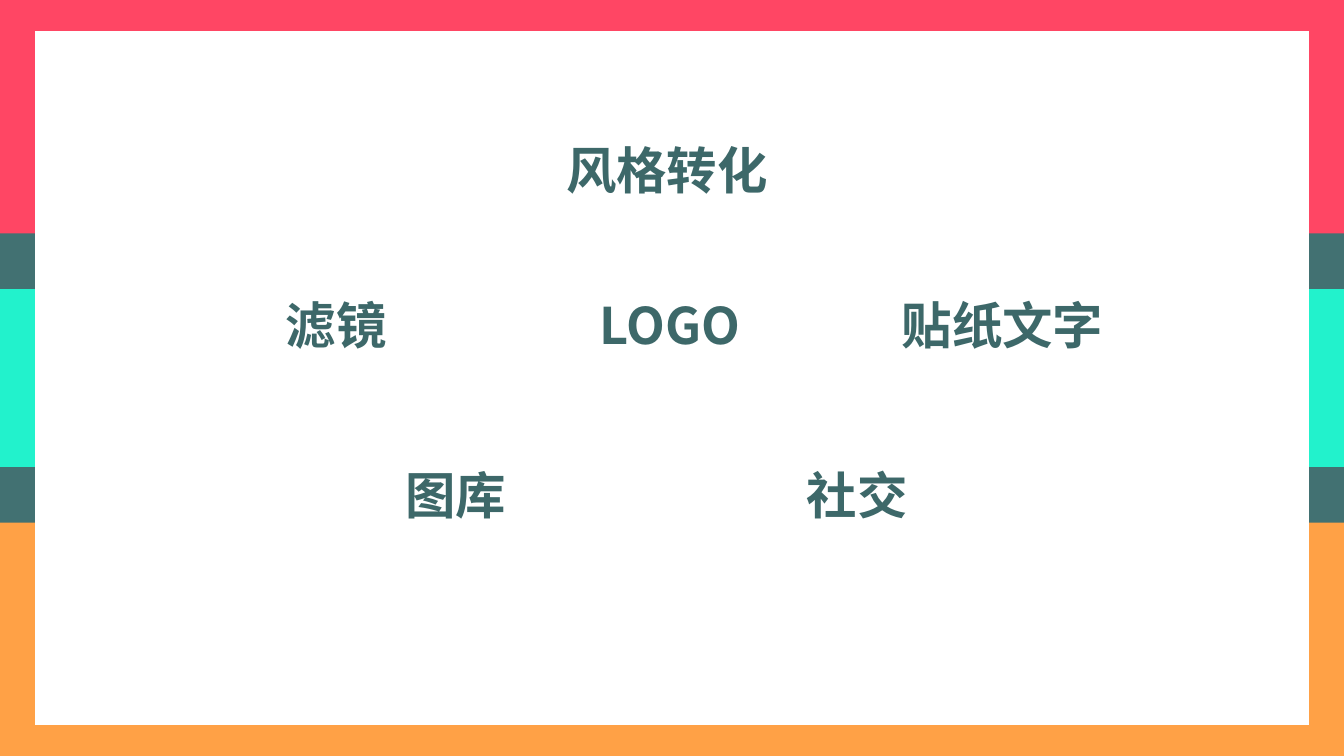
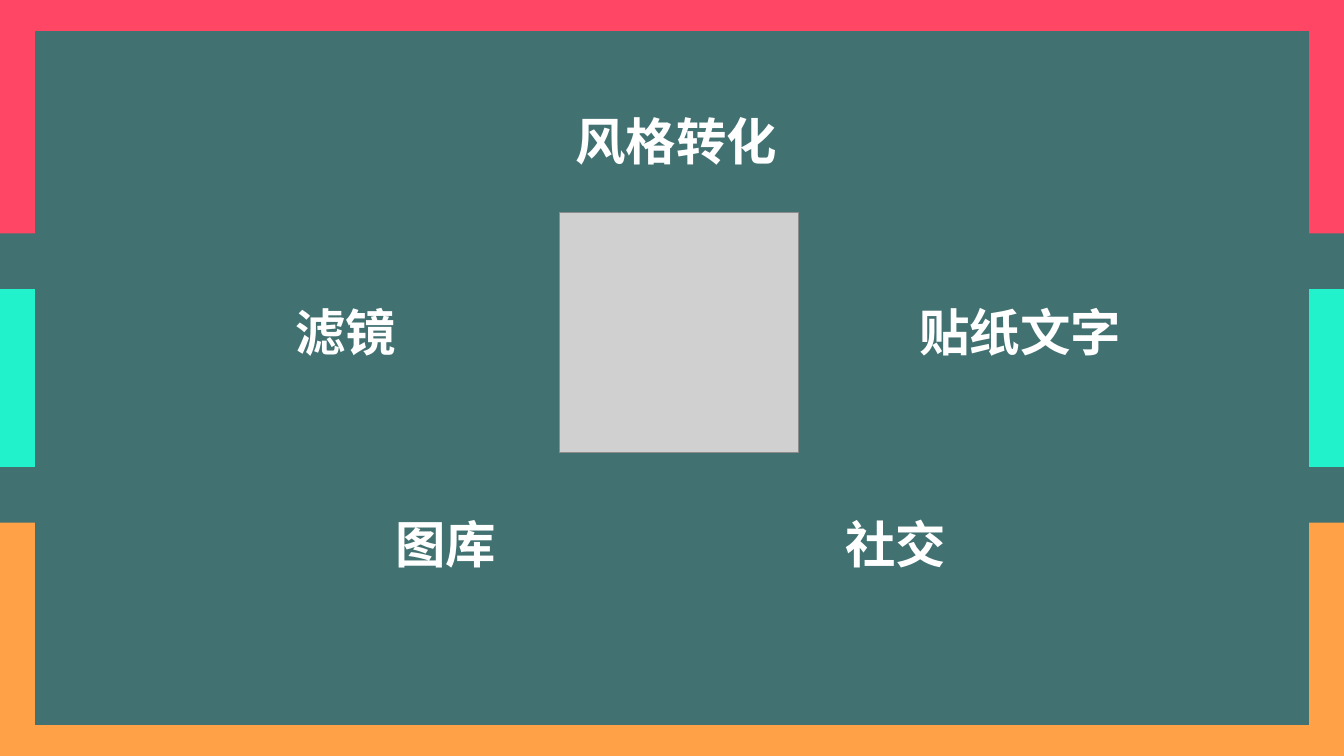
Before and after one commit to Yang-Xavier/GSDoc, a slide deck: slide 2 of 项目简介PPT/项目简介.pptx. Drawn at 1344x756 pixels with LibreOffice and Linux fonts; fonts in the diff are those of the drawing; grey boxes stand for pictures. Boxes give left, top, right and bottom in pixels: in the first picture for what was removed or moved away, otherwise in the second. Text is boxed around its words. In the diff, an @@ line names an element or a change of style, - is before the commit and + after.

```diff
--- a/项目简介PPT/项目简介.pptx
+++ b/项目简介PPT/项目简介.pptx
@@ rectangle at (x1=35, y1=31, x2=1310, y2=725): fill #FFFFFF to #427172 @@
@@ text "风格转化" moved from (x1=566, y1=146, x2=768, y2=194) to (x1=576, y1=117, x2=778, y2=165) @@
@@ picture added at (x1=560, y1=213, x2=800, y2=453) @@
@@ text "滤镜" moved from (x1=286, y1=301, x2=387, y2=349) to (x1=295, y1=308, x2=396, y2=356) @@
@@ text "贴纸文字" moved from (x1=902, y1=301, x2=1104, y2=349) to (x1=919, y1=308, x2=1121, y2=356) @@
@@ text removed at (x1=599, y1=306, x2=740, y2=345) @@
-LOGO
@@ text "图库" moved from (x1=405, y1=471, x2=506, y2=519) to (x1=395, y1=520, x2=496, y2=568) @@
@@ text colour #3D6869 to #FFFFFF in 5 elements at (x1=295, y1=308, x2=396, y2=356), (x1=919, y1=308, x2=1121, y2=356), (x1=576, y1=117, x2=778, y2=165), (x1=395, y1=520, x2=496, y2=568), (x1=845, y1=519, x2=946, y2=568) @@
@@ text "社交" moved from (x1=807, y1=470, x2=908, y2=519) to (x1=845, y1=519, x2=946, y2=568) @@
```
Also in this commit, not shown: 3 other slides changed, 12 slides added, 3 slides removed.
